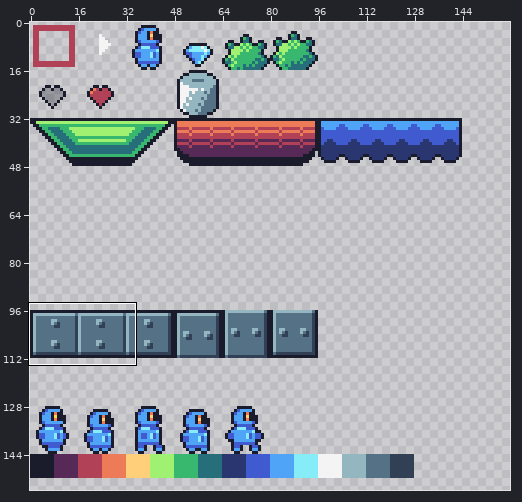
Sprite sheet -- assets/png/tiles.png. Above: a wide view before the commit, with the close-up outlined.
Close-up. First the earlier version:
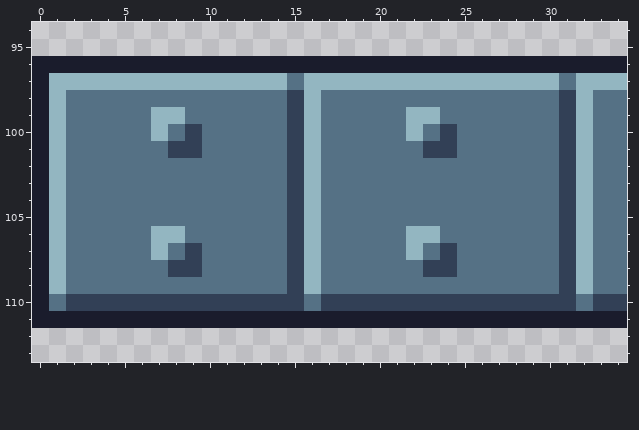
The file is 160x160 pixels. Shown: x 0..34, y 94..113. The wide view leaves out empty margins. The commit also changed other parts of the picture, which this record leaves out.
Now the later version:
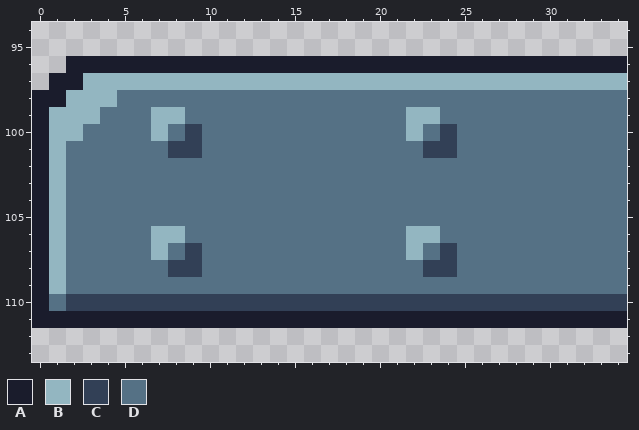
Palette (. is transparent): A #1a1c2c  B #93b6c1  C #324056  D #557185
What changed:
@@ x 0..34 @@
  95 ...................................
- 96 AAAAAAAAAAAAAAAAAAAAAAAAAAAAAAAAAAA
- 97 ABBBBBBBBBBBBBBDBBBBBBBBBBBBBBBDBBB
- 98 ABDDDDDDDDDDDDDCBDDDDDDDDDDDDDDCBDD
- 99 ABDDDDDBBDDDDDDCBDDDDDBBDDDDDDDCBDD
-100 ABDDDDDBDCDDDDDCBDDDDDBDCDDDDDDCBDD
-101 ABDDDDDDCCDDDDDCBDDDDDDCCDDDDDDCBDD
-102 ABDDDDDDDDDDDDDCBDDDDDDDDDDDDDDCBDD
-103 ABDDDDDDDDDDDDDCBDDDDDDDDDDDDDDCBDD
-104 ABDDDDDDDDDDDDDCBDDDDDDDDDDDDDDCBDD
-105 ABDDDDDDDDDDDDDCBDDDDDDDDDDDDDDCBDD
-106 ABDDDDDBBDDDDDDCBDDDDDBBDDDDDDDCBDD
-107 ABDDDDDBDCDDDDDCBDDDDDBDCDDDDDDCBDD
-108 ABDDDDDDCCDDDDDCBDDDDDDCCDDDDDDCBDD
-109 ABDDDDDDDDDDDDDCBDDDDDDDDDDDDDDCBDD
-110 ADCCCCCCCCCCCCCCDCCCCCCCCCCCCCCCDCC
+ 96 ..AAAAAAAAAAAAAAAAAAAAAAAAAAAAAAAAA
+ 97 .AABBBBBBBBBBBBBBBBBBBBBBBBBBBBBBBB
+ 98 AABBBDDDDDDDDDDDDDDDDDDDDDDDDDDDDDD
+ 99 ABBBDDDBBDDDDDDDDDDDDDBBDDDDDDDDDDD
+100 ABBDDDDBDCDDDDDDDDDDDDBDCDDDDDDDDDD
+101 ABDDDDDDCCDDDDDDDDDDDDDCCDDDDDDDDDD
+102 ABDDDDDDDDDDDDDDDDDDDDDDDDDDDDDDDDD
+103 ABDDDDDDDDDDDDDDDDDDDDDDDDDDDDDDDDD
+104 ABDDDDDDDDDDDDDDDDDDDDDDDDDDDDDDDDD
+105 ABDDDDDDDDDDDDDDDDDDDDDDDDDDDDDDDDD
+106 ABDDDDDBBDDDDDDDDDDDDDBBDDDDDDDDDDD
+107 ABDDDDDBDCDDDDDDDDDDDDBDCDDDDDDDDDD
+108 ABDDDDDDCCDDDDDDDDDDDDDCCDDDDDDDDDD
+109 ABDDDDDDDDDDDDDDDDDDDDDDDDDDDDDDDDD
+110 ADCCCCCCCCCCCCCCCCCCCCCCCCCCCCCCCCC
 111 AAAAAAAAAAAAAAAAAAAAAAAAAAAAAAAAAAA
